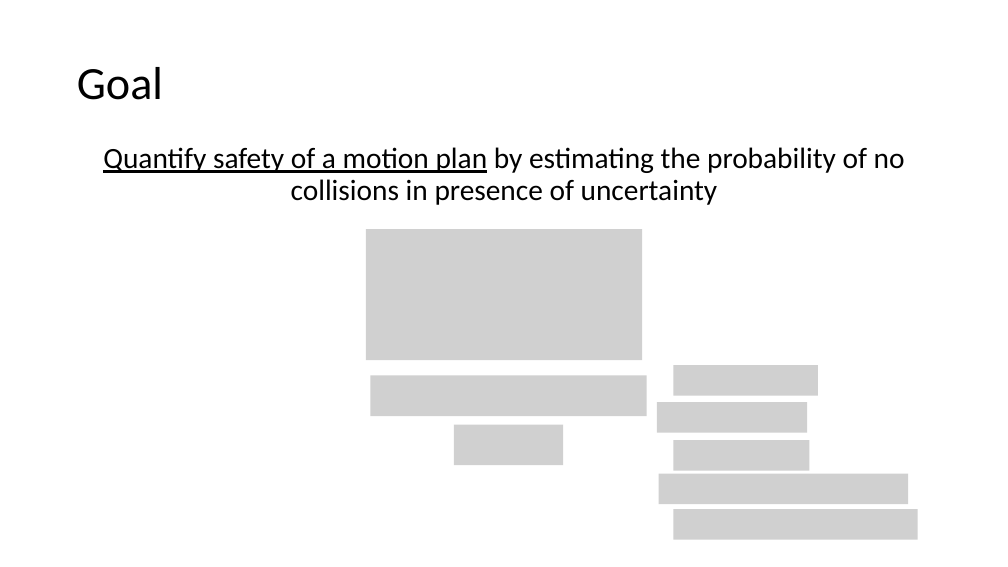
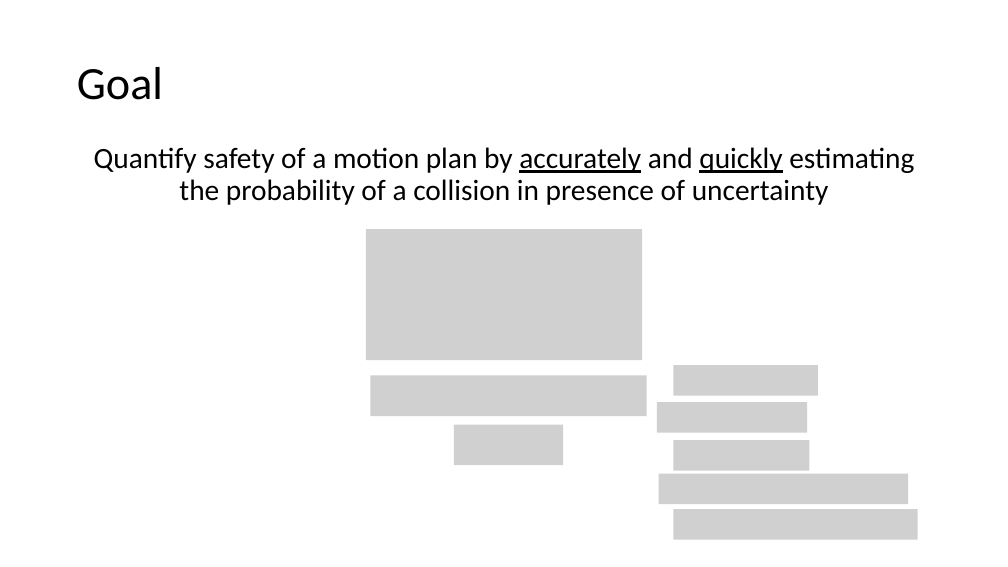
Before and after one commit to ajaayc/Probability-of-Collision-for-Safe-Planning, a slide deck: slide 4 of presentation_4.16.18/presentation_4.16.pptx (slide 3 before the commit). Drawn at 1008x567 pixels with LibreOffice and Linux fonts; fonts in the diff are those of the drawing; grey boxes stand for pictures. Boxes give left, top, right and bottom in pixels: in the first picture for what was removed or moved away, otherwise in the second. Text is boxed around its words. In the diff, an @@ line names an element or a change of style, - is before the commit and + after.

```diff
--- a/presentation_4.16.18/presentation_4.16.pptx
+++ b/presentation_4.16.18/presentation_4.16.pptx
@@ text at (94, 147, 914, 205): text changed @@
-Quantify safety of a motion plan by estimating the probability of no collisions in presence of uncertainty
+Quantify safety of a motion plan by accurately and quickly estimating the probability of a collision in presence of uncertainty
```
Also in this commit, not shown: 12 other slides changed, 9 slides added, 42 slides removed, 5 other files.
